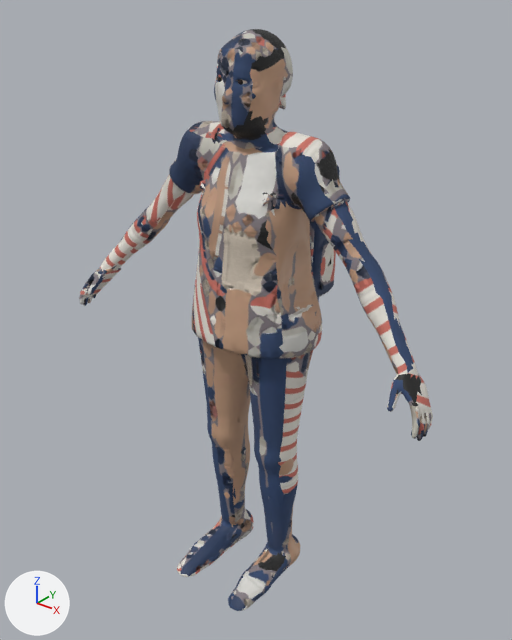
One commit to the glTF model assets/models/npc/ped_student.glb: the scene before it, then after it.
Before and after are seen from a 50 mm camera at (1.116, -1.384, 1.704) aimed at (-0.009, 0.023, 0.831). Arrows for +X, +Y and +Z are at lower left; the lights stay in place. The older version comes first. Vertices at exactly the same position are counted once.

In view in the first picture: 'Body' and 1 more.
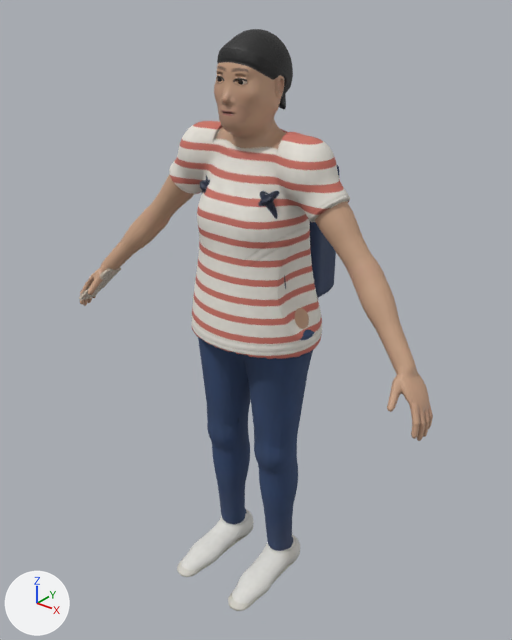
Boxes (x1, y1, x2, y2) around the edits, measured in the pictures (512 x 640 px; the box of a moved part takes in the faces that stretch with it):
part 1 of me_ped_student_body, moved or reshaped
    both: (214, 57, 339, 355)
part 2 of me_ped_student_body, moved or reshaped
    before: (82, 259, 126, 303)
    after: (81, 259, 127, 303)
part 3 of me_ped_student_body, surface changed
    both: (79, 29, 433, 611)

What changed in the scene script:
```text
Change me_ped_student_body:
    where me_ped_student_body.from_pydata(...)  # 7484 vertices, 15000 faces; spans x -0.59..0.59, y -0.24..0.24, z -0.01..1.59
    used by ob_body; location = (0.0, 0.0, 0.0)
    me_ped_student_body part 1: 82 vertices moved within x -0.19..0.24, y -0.1..0.24, z 0.85..1.51; 413 vertices removed from x -0.19..0.19, y -0.1..0.24, z 0.81..1.53; 415 vertices added at x -0.19..0.19, y -0.1..0.24, z 0.82..1.53
    me_ped_student_body part 2: 11 vertices moved within x -0.57..-0.46, y -0.14..-0.05, z 0.79..0.91; 21 vertices removed from x -0.58..-0.48, y -0.15..-0.06, z 0.77..0.9; 19 vertices added at x -0.58..-0.45, y -0.15..-0.05, z 0.79..0.92
    me_ped_student_body part 3: 13114 kept faces spanning x -0.59..0.59, y -0.24..0.24, z -0.01..1.59 get new texture (UV) coordinates
```
